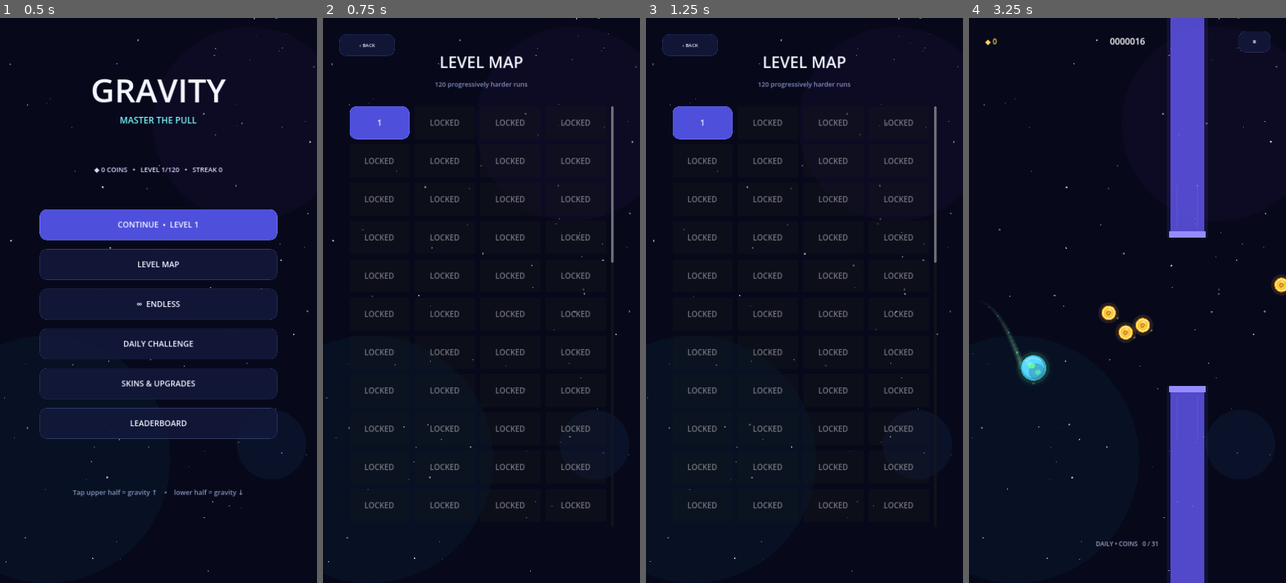
Above: before the commit, frames 1-4 (left to right).
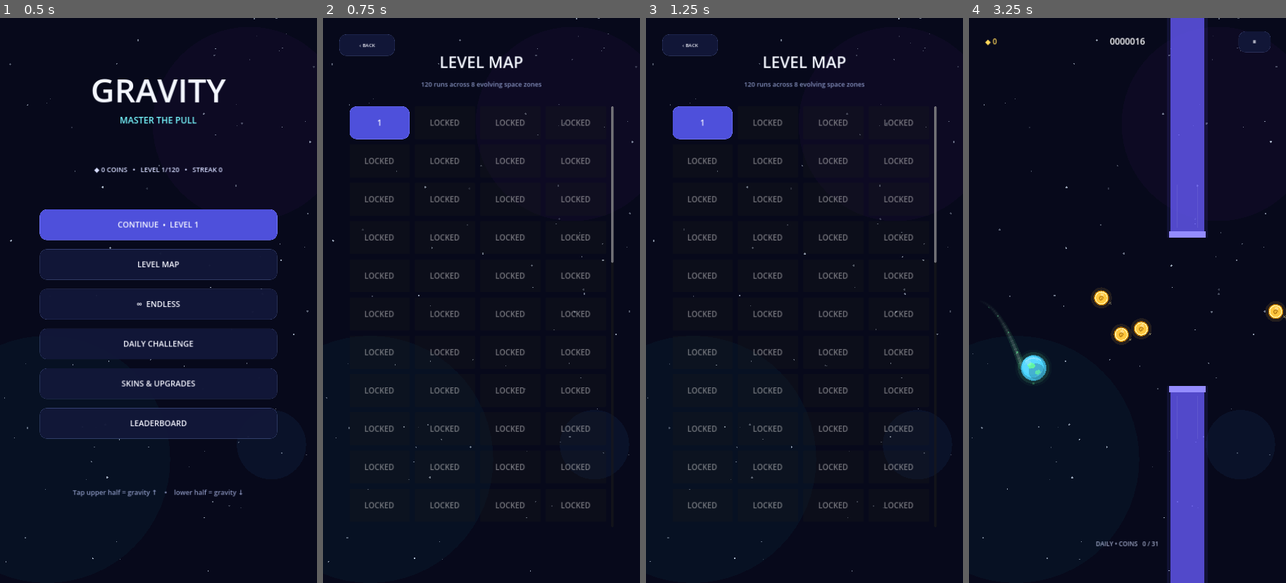
Above: after the commit, the same moments.

Repository: matejjakobovic-source/Galaxio-Game
Game: Godot game, scene res://scenes/main.tscn
Same seed, same stepped clock (60 frames per second), same inputs: the game is played once before the commit and once after it.
Inputs:
- Up to frame 1 (0.5 s): no input
- Up to frame 2 (0.75 s): click "LEVEL MAP" at 0.5 s
- Up to frame 3 (1.25 s): no input
- Up to frame 4 (3.25 s): click "‹ BACK" at 1.25 s; click "DAILY CHALLENGE" at 2 s; click "START DAILY" at 2.75 s

Frame 1 is identical in both runs. In frame 2, 0.2% of the frame differs, in the area x 31-69%, y 11-13%; in frame 3, 0.2%; in frame 4, 1.1%, in the area x 38-100%, y 45-58%.

Commit message:
Integrate zones hazards sound and risk reward coins

Diff:
--- a/scripts/main.gd
+++ b/scripts/main.gd
@@ -5,6 +5,8 @@
 const PickupScript = preload("res://scripts/pickup.gd")
 const StarfieldScript = preload("res://scripts/starfield.gd")
 const LevelFactory = preload("res://scripts/level_factory.gd")
+const HazardScript = preload("res://scripts/hazard.gd")
+const AudioManagerScript = preload("res://scripts/audio_manager.gd")
 
 const VIEWPORT_SIZE := Vector2(1080.0, 1920.0)
 const PLAYER_START := Vector2(220.0, 960.0)
@@ -12,8 +14,8 @@
 const BOTTOM_LIMIT := 1825.0
 
 const THEME_COLORS := [
-	Color("685cff"), Color("22c8ff"), Color("ff5f8f"),
-	Color("8f68ff"), Color("3ce0a3"), Color("ff9f45")
+	Color("685cff"), Color("22c8ff"), Color("9a718f"), Color("ff7a45"),
+	Color("3ce0d0"), Color("7a5bd9"), Color("d15cff"), Color("ff9f45")
 ]
 
 const SKINS := {
@@ -34,6 +36,8 @@
 var world: Node2D = null
 var player: CharacterBody2D = null
 var ui: Control = null
+var background: Node2D = null
+var audio_manager: Node = null
 var score_label: Label = null
 var coin_label: Label = null
 var combo_label: Label = null
@@ -56,11 +60,15 @@
 var daily_data: Dictionary = {}
 var daily_progress: float = 0.0
 var daily_seed: int = 44119
+var current_zone_index: int = 0
+var special_speed_multiplier: float = 1.0
 
 func _ready() -> void:
-	var background := StarfieldScript.new()
+	background = StarfieldScript.new()
 	background.z_index = -50
 	add_child(background)
+	audio_manager = AudioManagerScript.new()
+	add_child(audio_manager)
 	var canvas := CanvasLayer.new()
 	canvas.layer = 20
 	add_child(canvas)
@@ -79,9 +87,18 @@
 	rush_time = maxf(0.0, rush_time - delta)
 	if mode != "level":
 		world_speed = LevelFactory.endless_speed(passed_gates)
+		var endless_zone: int = int(floor(float(passed_gates) / 12.0)) % 8
+		if endless_zone != current_zone_index:
+			current_zone_index = endless_zone
+			if background != null:
+				background.call("set_zone", current_zone_index)
+	player.set_environment_gravity_multiplier(1.0)
+	_apply_environment_hazards(delta)
+	special_speed_multiplier = _environment_speed_multiplier()
 	var slow_factor: float = 0.64 if slow_time > 0.0 else 1.0
 	var rush_factor: float = 1.08 if rush_time > 0.0 else 1.0
-	var actual_speed: float = world_speed * SaveData.speed_multiplier() * slow_factor * rush_factor
+	var actual_speed: float = world_speed * SaveData.speed_multiplier() * slow_factor * rush_factor * special_speed_multiplier
+	player.set_visual_speed(actual_speed)
 	world.position.x -= actual_speed * delta
 	score += actual_speed * delta * (0.105 + float(combo) * 0.005)
 	_check_gate_passes()
@@ -117,6 +134,7 @@
 			_set_gravity(1.0)
 		elif event.keycode == KEY_SPACE:
 			player.toggle_gravity()
+			_play_sfx("flip")
 			_haptic(8)
 		elif event.keycode == KEY_ESCAPE:
 			_pause_game()
@@ -128,13 +146,21 @@
 func _set_gravity(direction: float) -> void:
 	if player != null:
 		player.set_gravity(direction)
+		_play_sfx("flip")
 		_haptic(8)
+
+func _play_sfx(name: String) -> void:
+	if audio_manager != null and audio_manager.has_method("play_sfx"):
+		audio_manager.call("play_sfx", name)
 
 func _haptic(duration_ms: int) -> void:
 	Input.vibrate_handheld(duration_ms)
 
 func show_menu() -> void:
 	state = "menu"
+	current_zone_index = 0
+	if background != null:
+		background.call("set_zone", 0)
 	_destroy_game()
 	_clear_ui()
 	_add_label("GRAVITY", Vector2(90, 165), Vector2(900, 150), 112, Color("f4f7ff"), HORIZONTAL_ALIGNMENT_CENTER)
@@ -152,7 +178,7 @@
 func show_levels() -> void:
 	state = "menu"
 	_clear_ui()
-	_add_header("LEVEL MAP", "120 progressively harder runs")
+	_add_header("LEVEL MAP", "120 runs across 8 evolving space zones")
 	_add_back_button(show_menu)
 	var scroll := ScrollContainer.new()
 	scroll.position = Vector2(90, 300)
@@ -256,6 +282,9 @@
 	mode = "level"
 	current_level = clampi(level_number, 1, 120)
 	level_data = LevelFactory.build_level(current_level)
+	current_zone_index = int(level_data.get("zone", 0))
+	if background != null:
+		background.call("set_zone", current_zone_index)
 	_begin_run()
 	world_speed = float(level_data["speed"])
 	var segments: Array = level_data["segments"]
@@ -269,6 +298,9 @@
 	mode = "endless"
 	current_level = 0
 	daily_seed = 44119
+	current_zone_index = 0
+	if background != null:
+		background.call("set_zone", current_zone_index)
 	_begin_run()
 	for _i in range(8):
 		_spawn_endless_segment()
@@ -279,12 +311,16 @@
 	current_level = 0
 	daily_data = _create_daily_data()
 	daily_seed = absi(Time.get_date_string_from_system().hash()) + 7727
+	current_zone_index = daily_seed % 8
+	if background != null:
+		background.call("set_zone", current_zone_index)
 	_begin_run()
 	for _i in range(8):
 		_spawn_endless_segment()
 	_build_hud()
 
 func _begin_run() -> void:
+	_play_sfx("button")
 	_destroy_game()
 	_clear_ui()
 	state = "game"
@@ -310,23 +346,61 @@
 	add_child(player)
 	player.reset_player(PLAYER_START, SaveData.selected_skin())
 
-func _spawn_segment(config: Dictionary, segment_index: int) -> void:
+func _spawn_segment(config: Dictionary, _segment_index: int) -> void:
 	if world == null:
 		return
-	var theme_index: int = int(segment_index / 12) % THEME_COLORS.size()
+	var zone_index: int = int(config.get("zone", current_zone_index))
+	var theme_index: int = clampi(zone_index, 0, THEME_COLORS.size() - 1)
 	var gate := GateScript.new()
 	world.add_child(gate)
 	gate.setup(config, THEME_COLORS[theme_index])
 	gate.collided.connect(_handle_hit)
-	var coin_count: int = int(config.get("coin_arc", 4))
+
+	var coin_count: int = int(config.get("coin_arc", 3))
 	var gate_x: float = float(config.get("x", 0.0))
 	var gate_y: float = float(config.get("gap_y", 960.0))
+	var gap_size: float = float(config.get("gap", 460.0))
+	var coin_pattern: String = str(config.get("coin_pattern", "wave"))
+	var coin_risk: float = float(config.get("coin_risk", 0.55))
 	for coin_index in range(coin_count):
-		var centered_index: float = float(coin_index) - float(coin_count - 1) * 0.5
-		_spawn_pickup("coin", Vector2(gate_x - 210.0 + centered_index * 58.0, gate_y + sin(float(coin_index) * 1.25) * 70.0))
+		var coin_position: Vector2 = _coin_position(gate_x, gate_y, gap_size, coin_pattern, coin_risk, coin_index, coin_count)
+		_spawn_pickup("coin", coin_position)
+
 	var powerup: String = str(config.get("powerup", ""))
 	if not powerup.is_empty():
 		_spawn_pickup(powerup, Vector2(gate_x + 225.0, gate_y))
+
+	var special: String = str(config.get("special", ""))
+	if not special.is_empty():
+		_spawn_hazard(config, THEME_COLORS[theme_index])
+
+func _coin_position(gate_x: float, gate_y: float, gap_size: float, pattern: String, risk: float, coin_index: int, coin_count: int) -> Vector2:
+	var centered_index: float = float(coin_index) - float(coin_count - 1) * 0.5
+	var x: float = gate_x - 225.0 + centered_index * 68.0
+	var max_offset: float = maxf(40.0, gap_size * 0.5 - 72.0)
+	var risky_offset: float = max_offset * clampf(risk, 0.0, 1.0)
+	var y: float = gate_y
+	match pattern:
+		"upper":
+			y = gate_y - risky_offset + sin(float(coin_index) * 1.4) * 20.0
+		"lower":
+			y = gate_y + risky_offset + sin(float(coin_index) * 1.4) * 20.0
+		"zigzag":
+			y = gate_y + (-risky_offset if coin_index % 2 == 0 else risky_offset)
+		"edge":
+			var side: float = -1.0 if int(floor(float(coin_index) / 2.0)) % 2 == 0 else 1.0
+			y = gate_y + side * risky_offset
+		_:
+			y = gate_y + sin(float(coin_index) * 1.55 - 0.6) * risky_offset
+	return Vector2(x, clampf(y, 150.0, 1770.0))
+
+func _spawn_hazard(config: Dictionary, hazard_tint: Color) -> void:
+	if world == null:
+		return
+	var hazard := HazardScript.new()
+	world.add_child(hazard)
+	hazard.setup(config, hazard_tint)
+	hazard.collided.connect(_handle_hit)
 
 func _spawn_endless_segment() -> void:
 	var config: Dictionary = LevelFactory.build_endless_segment(endless_index, daily_seed)
@@ -343,6 +417,22 @@
 	world.add_child(pickup)
 	pickup.setup(kind)
 	pickup.collected.connect(_on_pickup_collected)
+
+func _apply_environment_hazards(delta: float) -> void:
+	if world == null or player == null:
+		return
+	for child in world.get_children():
+		if str(child.get_meta("entity_type", "")) == "hazard" and child.has_method("apply_to_player"):
+			child.apply_to_player(player, delta)
+
+func _environment_speed_multiplier() -> float:
+	if world == null or player == null:
+		return 1.0
+	var multiplier: float = 1.0
+	for child in world.get_children():
+		if str(child.get_meta("entity_type", "")) == "hazard" and child.has_method("speed_multiplier_for"):
+			multiplier = maxf(multiplier, float(child.speed_multiplier_for(player.global_position)))
+	return multiplier
 
 func _check_gate_passes() -> void:
 	if world == null or player == null:
@@ -361,11 +451,15 @@
 func _on_gate_passed(perfect: bool) -> void:
 	if perfect:
 		combo += 1
+		_play_sfx("perfect")
+		if player != null:
+			player.trigger_perfect_visual()
 		best_combo = maxi(best_combo, combo)
 		score += 120.0 * (1.0 + float(combo) * 0.18)
 		_haptic(14)
 		if combo > 0 and combo % 5 == 0:
 			rush_time = 4.0
+			_play_sfx("rush")
 			score += 500.0
 			run_coins += 2
 	else:
@@ -379,6 +473,7 @@
 	if state != "game" or player == null or invulnerable_time > 0.0:
 		return
 	if player.consume_shield():
+		_play_sfx("shield")
 		invulnerable_time = 1.0
 		combo = 0
 		score = maxf(0.0, score - 180.0)
@@ -386,11 +481,13 @@
 		player.global_position.y = clampf(player.global_position.y, 150.0, 1770.0)
 		_haptic(65)
 		return
+	_play_sfx("hit")
 	_haptic(140)
 	_finish_run(false, "GRAVITY LOST")
 
 func _on_pickup_collected(kind: String, amount: int) -> void:
 	if kind == "coin":
+		_play_sfx("coin")
 		var gained: int = maxi(1, roundi(float(amount) * SaveData.coin_multiplier()))
 		run_coins += gained
 		score += 35.0 * float(gained)
@@ -398,10 +495,13 @@
 			daily_progress += float(gained)
 			_check_daily_completion()
 	elif kind == "magnet":
+		_play_sfx("power")
 		magnet_time = maxf(magnet_time, 7.5)
 	elif kind == "shield" and player != null:
+		_play_sfx("shield")
 		player.add_shield()
 	elif kind == "slow":
+		_play_sfx("power")
 		slow_time = maxf(slow_time, 6.0)
 	_haptic(10)
 
@@ -423,6 +523,8 @@
 	if state != "game":
 		return
 	state = "result"
+	if success:
+		_play_sfx("win")
 	if player != null:
 		player.active = false
 	if world != null:
@@ -531,17 +633,21 @@
 		powers.append("RUSH %.1f" % rush_time)
 	power_label.text = "  •  ".join(powers)
 	if mode == "level":
-		progress_label.text = "LEVEL %d   %d / %d GATES" % [current_level, passed_gates, target_gates]
+		var zone_label: String = str(level_data.get("zone_name", LevelFactory.zone_name(current_zone_index)))
+		var challenge_label: String = str(level_data.get("challenge_name", zone_label))
+		progress_label.text = "%s • LEVEL %d   %d / %d" % [challenge_label, current_level, passed_gates, target_gates]
 	elif mode == "daily":
 		progress_label.text = "DAILY • %s   %.0f / %.0f" % [str(daily_data.get("type", "")).to_upper(), daily_progress, float(daily_data.get("target", 1))]
 	else:
 		progress_label.text = "ENDLESS   %d GATES   %.1fs" % [passed_gates, elapsed]
 
 func _buy_speed_upgrade() -> void:
+	_play_sfx("button")
 	SaveData.buy_speed_upgrade()
 	show_shop()
 
 func _skin_action(skin_id: String) -> void:
+	_play_sfx("button")
 	if SaveData.owns_skin(skin_id):
 		SaveData.select_skin(skin_id)
 	else:
